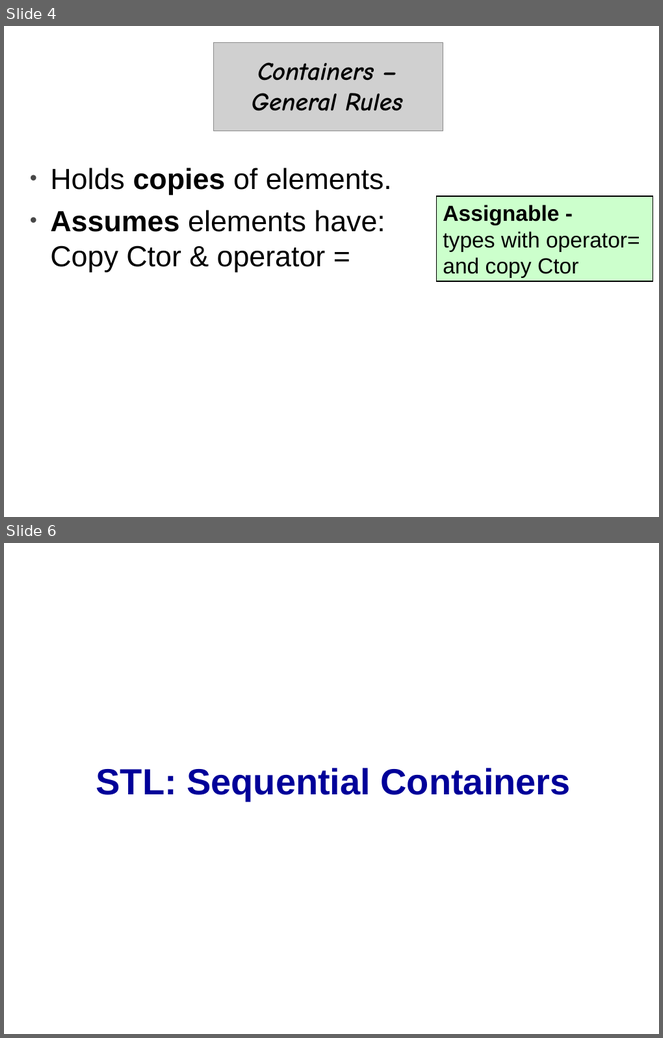
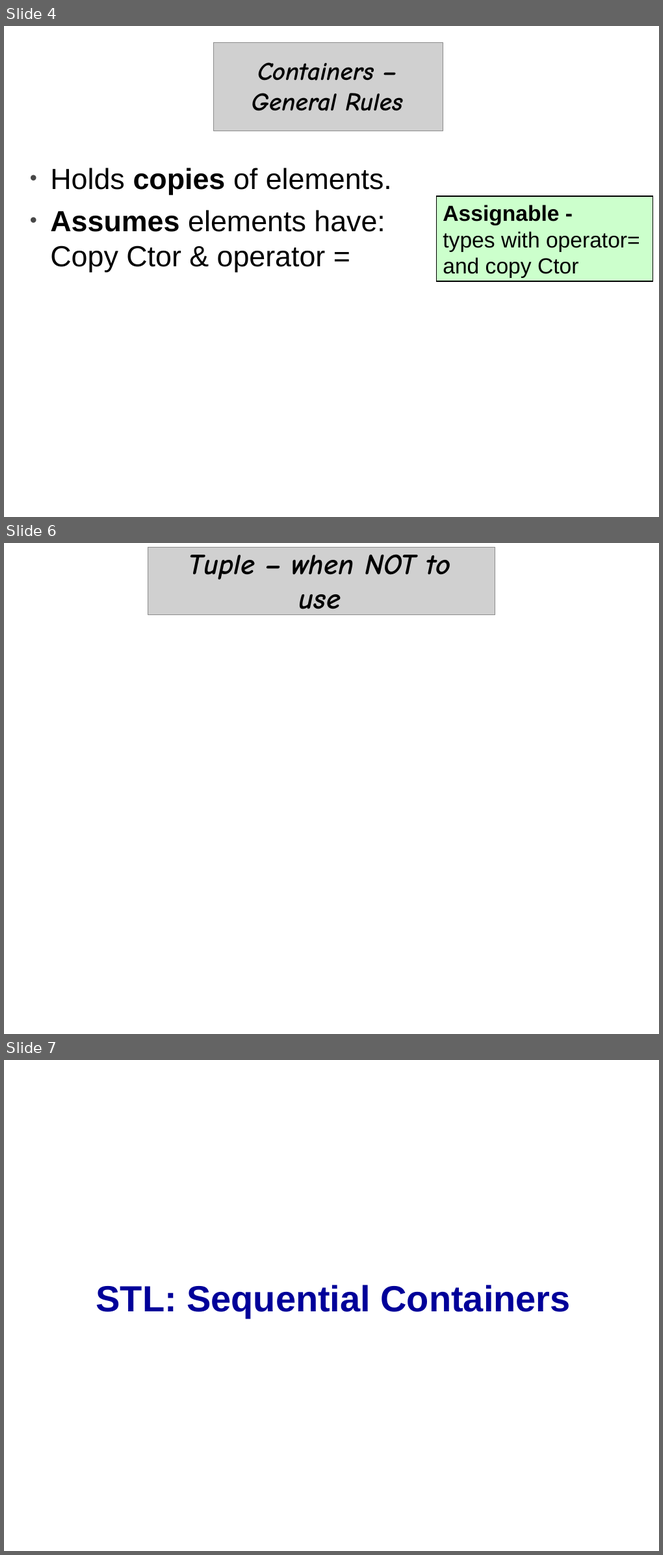
Before and after one commit to cpp-at-ariel/cpp-5781, a slide deck: 10-stl-containers/slides-containers.odp. Shown one above the other, each under a label of ours: slides 4 and 6 before the commit, slides 4, 6 and 7 after it; the slides between them are not shown. The pictures are 663x1038 and 663x1555 pixels, drawn with LibreOffice and Linux fonts; fonts in the diff are those of the drawing; grey boxes stand for pictures. Boxes give left, top, right and bottom in pixels: in the first picture for what was removed or moved away, otherwise in the second. Text is boxed around its words. In the diff, an @@ line names an element or a change of style, - is before the commit and + after.

```diff
--- a/10-stl-containers/slides-containers.odp
+++ b/10-stl-containers/slides-containers.odp
@@ slide 6 added at (4,543,659,1034), background #FFFFFF @@
@@ picture added at (148,547,495,615) @@
@@ free added at (178,558,461,602), 32 pt, text #000000, bold, italic @@
+Tuple – when NOT to use
@@ what was slide 6 is now slide 7 @@
```
Also in this commit, not shown: 2 slides changed, 12 other files.
